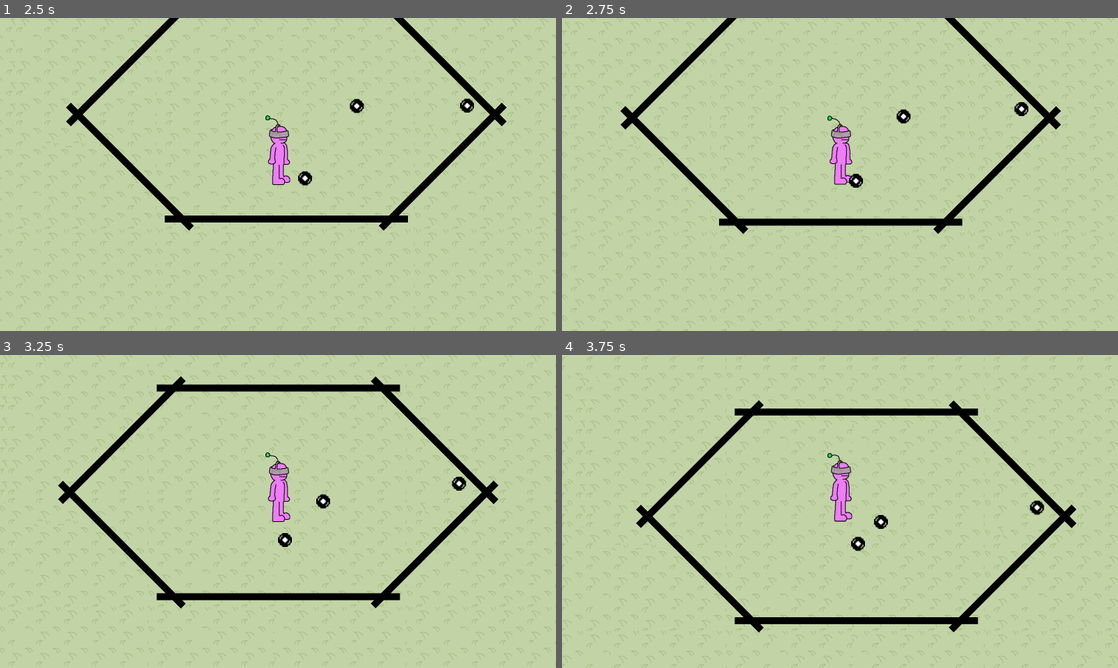
Above: before the commit, frames 1-4 (two rows, left to right).
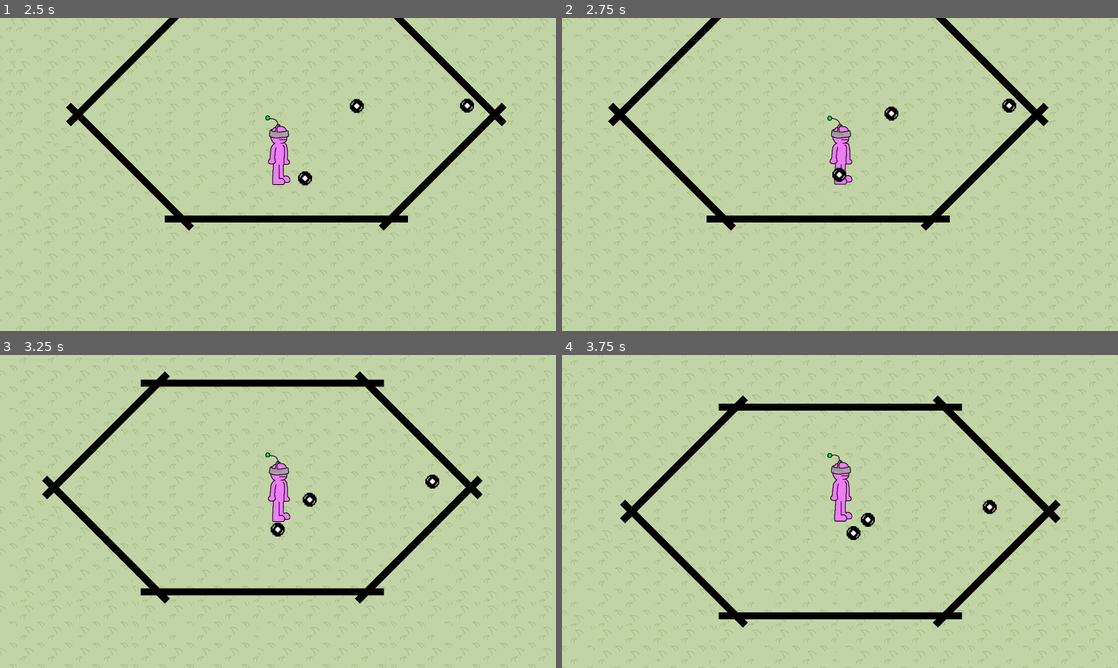
Above: after the commit, the same moments.

Repository: Avantir-Chaosfire/WetBlueberry_GMTK-Jam-2020
Game: Godot game, scene res://scene/world/World.tscn
The game is run twice, just before and just after one commit, with the same random seed, the same clock (stepped at 60 frames per second) and the same inputs.
Inputs:
- Up to frame 1 (2.5 s): hold D (move_right) 0.53-1.28 s; hold S (move_down) 1.28-2.03 s; hold D (move_right) from 2.03 s (still down)
- Up to frame 2 (2.75 s): keep holding D (move_right)
- Up to frame 3 (3.25 s): release D (move_right) at 2.78 s; hold W (move_up) from 2.78 s (still down)
- Up to frame 4 (3.75 s): release W (move_up) at 3.53 s; hold A (move_left) from 3.53 s (still down)

Frame 1 is identical in both runs. In frame 2, 13% of the frame differs, in the area x 0-100%, y 0-100%; in frame 3, 14%; in frame 4, 14%.

Commit message:
Fixes player colliding with enemies

Diff:
--- a/project.godot
+++ b/project.godot
@@ -53,6 +53,12 @@
  ]
 }
 
+[layer_names]
+
+2d_physics/layer_1="Environment"
+2d_physics/layer_2="Player"
+2d_physics/layer_3="Enemy"
+
 [rendering]
 
 quality/driver/driver_name="GLES2"
--- a/scene/level/1/Level1.tscn
+++ b/scene/level/1/Level1.tscn
@@ -16,7 +16,20 @@
 region_enabled = true
 region_rect = Rect2( 0, 0, 10000, 10000 )
 
+[node name="Entities" type="Node2D" parent="."]
+
+[node name="Enemy1" parent="Entities" instance=ExtResource( 3 )]
+position = Vector2( 641.413, -90.9912 )
+
+[node name="Enemy2" parent="Entities" instance=ExtResource( 3 )]
+position = Vector2( 820.412, -25.3582 )
+
+[node name="Enemy3" parent="Entities" instance=ExtResource( 3 )]
+position = Vector2( 528.047, 243.141 )
+
 [node name="Walls" type="Node2D" parent="."]
+z_index = -5
+z_as_relative = false
 
 [node name="Wall1" parent="Walls" instance=ExtResource( 1 )]
 position = Vector2( 300, 300 )
@@ -47,14 +60,3 @@
 position = Vector2( 750, -150 )
 rotation = -0.785398
 scale = Vector2( 1, 25 )
-
-[node name="Enemies" type="Node2D" parent="."]
-
-[node name="Enemy1" parent="Enemies" instance=ExtResource( 3 )]
-position = Vector2( 641.413, -90.9912 )
-
-[node name="Enemy2" parent="Enemies" instance=ExtResource( 3 )]
-position = Vector2( 820.412, -25.3582 )
-
-[node name="Enemy3" parent="Enemies" instance=ExtResource( 3 )]
-position = Vector2( 528.047, 243.141 )
--- a/scene/object/enemy/Enemy.tscn
+++ b/scene/object/enemy/Enemy.tscn
@@ -8,6 +8,8 @@
 [node name="Enemy" type="Node2D"]
 
 [node name="Body" type="KinematicBody2D" parent="."]
+collision_layer = 4
+collision_mask = 5
 script = ExtResource( 2 )
 
 [node name="Hitbox" type="CollisionShape2D" parent="Body"]
--- a/scene/object/player/Player.tscn
+++ b/scene/object/player/Player.tscn
@@ -36,6 +36,8 @@
 [node name="Player" type="Node2D"]
 
 [node name="Body" type="KinematicBody2D" parent="."]
+collision_layer = 2
+collision_mask = 3
 script = ExtResource( 2 )
 
 [node name="Hitbox" type="CollisionShape2D" parent="Body"]
